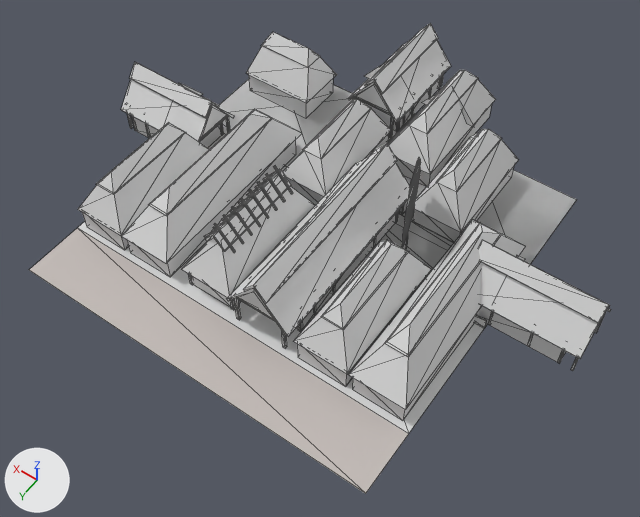
Two versions of the OBJ model assets/stl_export/rr11.obj, one commit apart.
Before and after are seen from a camera (50 mm lens) standing at (-25.8, 34.9, 52.4) and looking at (-3.1, 3.2, 2.5). Lighting does not change. The marker at lower left points along +X, +Y and +Z. The first picture is the older version. Mesh edges are drawn as thin lines. Where no turn or scale is listed for an object, it has been applied to the vertices. Vertices at exactly the same position are counted once.

Before the edit, the objects in view are built like this:
```python
me_rr11 = bpy.data.meshes.new('rr11')
me_rr11.from_pydata(...)  # 1212 vertices, 1826 faces; spans x -21.8..19.4, y -20.7..15.0, z 0.0..9.3
# faces by material slot: [1824, 2]
me_rr11.materials.append(mat_default)  # light grey #dadada
me_rr11.materials.append(mat_road)  # light grey #c4bcb8
ob_rr11 = bpy.data.objects.new('rr11', me_rr11)
ob_rr11.location = (0.0, 0.0, 0.0)
```
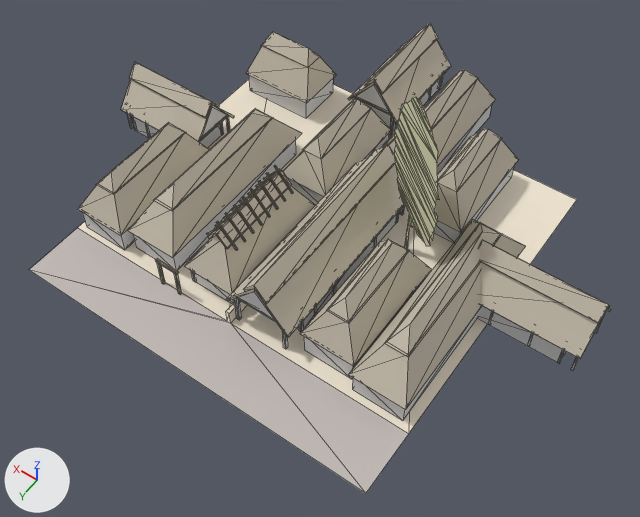
Location of each change, (x1, y1, x2, y2) in pixels of the pictures (640 x 517 px; the box of a moved part takes in the faces that stretch with it):
part 1 of me_rr11, moved or reshaped
    before: (214, 223, 236, 253)
    after: (216, 221, 238, 250)
part 2 of me_rr11, moved or reshaped
    before: (204, 227, 221, 238)
    after: (207, 225, 223, 235)
part 3 of me_rr11, moved or reshaped
    before: (223, 215, 244, 244)
    after: (225, 213, 246, 242)
part 4 of me_rr11, moved or reshaped
    before: (213, 219, 229, 229)
    after: (215, 217, 232, 227)
part 5 of me_rr11, moved or reshaped
    before: (240, 198, 261, 227)
    after: (242, 196, 262, 225)
part 6 of me_rr11, moved or reshaped
    before: (222, 210, 239, 221)
    after: (223, 208, 240, 219)
part 7 of me_rr11, moved or reshaped
    before: (239, 193, 256, 204)
    after: (240, 192, 257, 203)
part 8 of me_rr11, moved or reshaped
    before: (205, 170, 291, 251)
    after: (208, 169, 292, 249)
part 9 of me_rr11, moved or reshaped
    before: (321, 239, 409, 330)
    after: (327, 239, 410, 323)
part 10 of me_rr11, moved or reshaped
    before: (148, 109, 272, 216)
    after: (154, 108, 273, 211)
part 11 of me_rr11, moved or reshaped (not visible afterwards)
    before: (230, 299, 235, 310)
part 12 of me_rr11, moved or reshaped
    before: (189, 274, 193, 285)
    after: (191, 271, 196, 282)
part 13 of me_rr11, added
    after: (155, 258, 182, 294)
part 14 of me_rr11, moved or reshaped
    before: (122, 59, 576, 387)
    after: (29, 79, 576, 493)
part 15 of me_rr11, recoloured
    both: (78, 23, 611, 410)

The edits, one by one:
Material 'cortyard' (mat_cortyard) is new.
Its base color is (0.878, 0.792, 0.651) (pale yellow #f1e6d3).
Its roughness is 1.0.
Material 'w' (mat_w) is new.
Its base color is (0.757, 0.757, 0.502) (beige #e2e2bc).
Its roughness is 1.0.
Material 'straw' (mat_straw) is new.
Its base color is (0.569, 0.514, 0.42) (light grey #c7bead).
Its roughness is 1.0.
me_rr11 is used by ob_rr11; location (0.0, 0.0, 0.0).
me_rr11 had 1212 vertices, 1826 faces and spanned x -21.8..19.4, y -20.7..15.0, z 0.0..9.3.
me_rr11 now has 1167 vertices, 1772 faces and spans x -21.8..19.4, y -20.7..15.0, z 0.0..14.4.
me_rr11 part 1: the loose piece of 8 vertices spanning x 1.1..2.7, y 7.3..7.5, z 4.5..6.5 is moved by (0.0, -0.3, 0.0), in mat_straw (light grey #c7bead).
me_rr11 part 2: the loose piece of 8 vertices spanning x 2.1..3.7, y 7.5..7.6, z 4.5..6.5 is moved by (0.0, -0.3, 0.0), in mat_straw (light grey #c7bead).
me_rr11 part 3: the loose piece of 8 vertices spanning x 1.1..2.7, y 6.4..6.5, z 4.5..6.5 is moved by (0.0, -0.2, 0.0), in mat_straw (light grey #c7bead).
me_rr11 part 4: the loose piece of 8 vertices spanning x 2.1..3.7, y 6.5..6.6, z 4.5..6.5 is moved by (0.0, -0.2, 0.0), in mat_straw (light grey #c7bead).
me_rr11 part 5: the loose piece of 8 vertices spanning x 1.1..2.7, y 4.5..4.6, z 4.5..6.5 is moved by (0.0, -0.2, 0.0), in mat_straw (light grey #c7bead).
me_rr11 part 6: the loose piece of 8 vertices spanning x 2.1..3.7, y 5.6..5.7, z 4.5..6.5 is moved by (0.0, -0.2, 0.0), in mat_straw (light grey #c7bead).
me_rr11 part 7: the loose piece of 8 vertices spanning x 2.1..3.7, y 3.7..3.8, z 4.5..6.5 is moved by (0.0, -0.1, 0.0), in mat_straw (light grey #c7bead).
me_rr11 part 8: the loose piece of 14 vertices spanning x 1.5..3.3, y 0.4..7.9, z 4.7..5.9 is scaled about the mesh origin by (1, 0.97, 1), in mat_straw (light grey #c7bead).
me_rr11 part 9: the loose piece of 6 vertices spanning x -8.6..-6.8, y 0.4..8.4, z 4.5..5.7 is scaled about the mesh origin by (1, 0.93, 1), in mat_straw (light grey #c7bead).
me_rr11 part 10: the loose piece of 6 vertices spanning x 7.1..8.9, y -4.7..7.7, z 4.5..5.7 is scaled about its middle by (1, 0.96, 1), then moved by (0.0, -0.3, 0.0), in mat_straw (light grey #c7bead).
me_rr11 part 11: the loose piece of 8 vertices spanning x 0.4..0.6, y 8.8..9.0, z 0.0..2.0 is moved by (0.0, -0.3, 0.0).
me_rr11 part 12: the loose piece of 8 vertices spanning x 4.2..4.4, y 8.8..9.0, z 0.0..2.0 is moved by (0.0, -0.3, 0.0).
me_rr11 part 13: a new loose piece of 24 vertices spanning x 4.3..6.3, y 10.0..10.2, z 0.0..2.7, in mat_straw (light grey #c7bead).
me_rr11 part 14: 47 vertices moved within x -9.9..10.2, y -6.2..9.8, z 0.0..6.5; 168 vertices removed from x -15.0..15.0, y -15.0..5.6, z 0.0..9.3; 99 vertices added at x -10.1..3.7, y -15.0..10.0, z 0.0..14.4.
me_rr11 part 15: 338 faces spanning x -21.8..19.4, y -20.7..9.8, z 2.0..6.5 switch from mat_default (light grey #dadada) to mat_straw (light grey #c7bead).
Other edits to the shape of me_rr11 do not show in these pictures.
me_rr11 gains material mat_w (beige #e2e2bc).
me_rr11 gains material mat_cortyard (pale yellow #f1e6d3).
